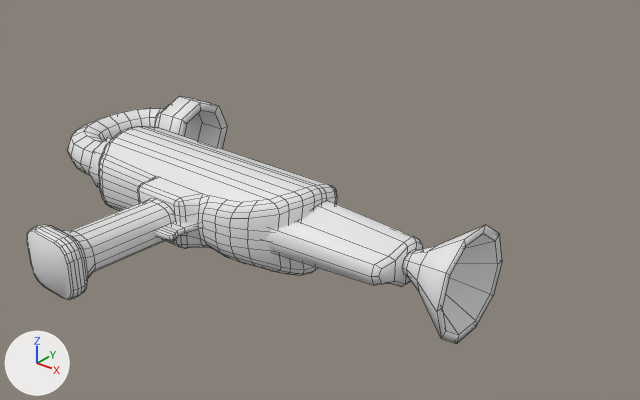
Two versions of the FBX model Models/Colorgun/Colorgun.fbx, one commit apart.
One viewpoint serves both versions: a 50 mm lens placed at (2.2, -2.52, 1.45), pointed at (0.22, -0.04, -0.08). Every picture has the same lights, and +X, +Y and +Z are marked at lower left. Mesh edges are drawn as thin lines.

In view in the first picture: 'PaintGun'.
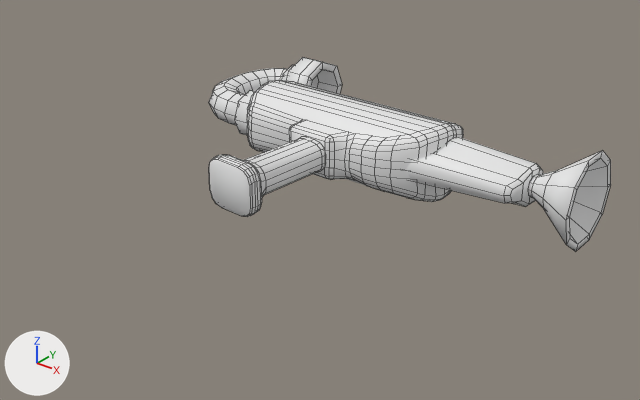
The newer file is also turned or shifted as a whole; pictures and numbers use the older file's frame.

What differs and where, as boxes (x1, y1, x2, y2) in the pictures (640 x 400 px; the box of a moved part takes in the faces that stretch with it):
'PaintGun', reshaped, moved, turned, rescaled: before (27, 96, 502, 344); after (209, 57, 611, 252)
part 1 of me_cylinder_004, moved or reshaped: before (265, 200, 423, 287); after (406, 137, 543, 207)
part 2 of me_cylinder_004, moved or reshaped: before (98, 127, 337, 275); after (247, 80, 463, 202)
part 3 of me_cylinder_004, moved or reshaped: before (27, 199, 176, 300); after (209, 137, 326, 217)
part 4 of me_cylinder_004, moved or reshaped: before (67, 96, 227, 188); after (209, 57, 342, 135)
part 5 of me_cylinder_004, moved or reshaped: before (402, 225, 502, 344); after (528, 151, 611, 252)
part 6 of me_cylinder_004, deleted: before (155, 222, 198, 241)

The change, as a list of edits to the scene's bpy script:
```text
Change me_cylinder_004:
    where me_cylinder_004.from_pydata(...)  # 809 vertices, 757 faces; spans x -2.2..2.19, y -6.12..8.78, z -11.13..3.73
    used by ob_paintgun; location = (0.582, -0.361, 0.003); rotation_euler = (0.0, -1.571, 0.0), in degrees (0, -90, 0); scale = (-0.0855, -0.0855, -0.134)
    me_cylinder_004 part 1: the loose piece of 36 vertices spanning x -1.24..1.24, y -1.0..2.17, z -1.77..2.07 is multiplied about its middle by the matrix ((0.0, 0.0, 0.134), (0.0, -0.086, 0.0), (-0.086, 0.0, 0.0)), then moved by (0.64, -0.19, -0.15)
    me_cylinder_004 part 2: the loose piece of 359 vertices spanning x -1.91..1.98, y -1.24..3.4, z -8.07..-0.71 is multiplied about its middle by the matrix ((0.0, 0.0, 0.134), (0.0, -0.086, 0.0), (-0.086, 0.0, 0.0)), then moved by (0.0, -0.73, 4.39)
    me_cylinder_004 part 3: the loose piece of 160 vertices spanning x -1.22..1.3, y 3.38..8.78, z -5.69..-3.9 is multiplied about its middle by the matrix ((0.0, 0.0, 0.134), (0.0, -0.086, 0.0), (-0.086, 0.0, 0.0)), then moved by (-0.06, -6.16, 4.79)
    me_cylinder_004 part 4: the loose piece of 168 vertices spanning x -1.81..1.88, y -6.12..2.23, z -11.13..-7.89 is multiplied about its middle by the matrix ((0.0, 0.0, 0.134), (0.0, -0.086, 0.0), (-0.086, 0.0, 0.0)), then moved by (-0.69, 2.55, 9.51)
    me_cylinder_004 part 5: the loose piece of 60 vertices spanning x -2.2..2.19, y -2.3..2.31, z 2.0..3.73 is multiplied about its middle by the matrix ((0.0, 0.0, 0.134), (0.0, -0.086, 0.0), (-0.086, 0.0, 0.0)), then moved by (1.01, 0.44, -2.86)
    me_cylinder_004 part 6: the loose piece of 26 vertices spanning x -0.1..0.17, y 2.77..4.45, z -4.36..-3.4 is deleted
Change ob_paintgun:
    ob_paintgun.rotation_euler: (0.0, -1.571, 0.0) -> (0.0, 0.0, 0.0)  # degrees (0, -90, 0) -> degrees (0, 0, 0)
    ob_paintgun.scale: (-0.0855, -0.0855, -0.134) -> (1.0, 1.0, 1.0)
    ob_paintgun.location: (0.582, -0.361, 0.003) -> (0.0, 0.0, 0.0)
```
